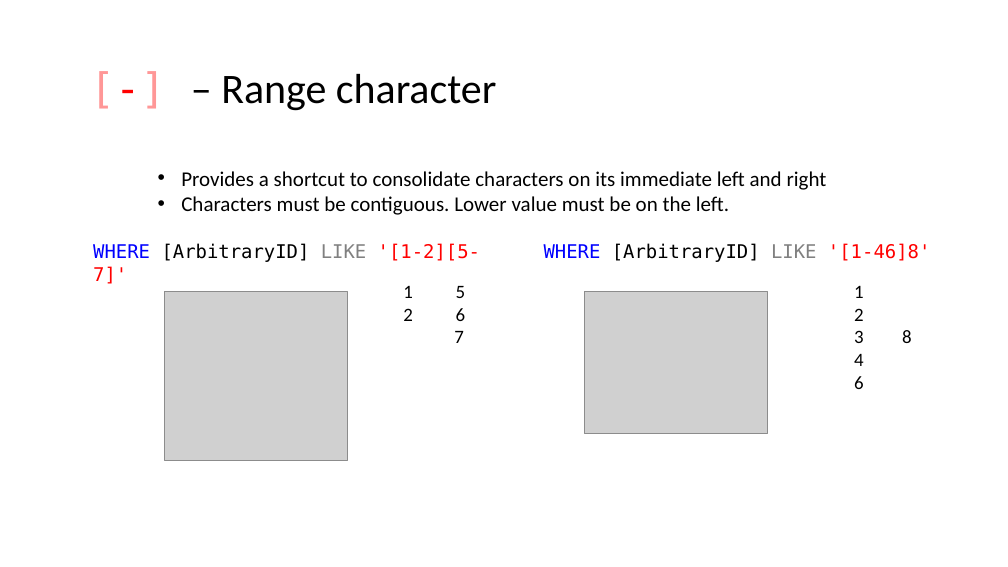
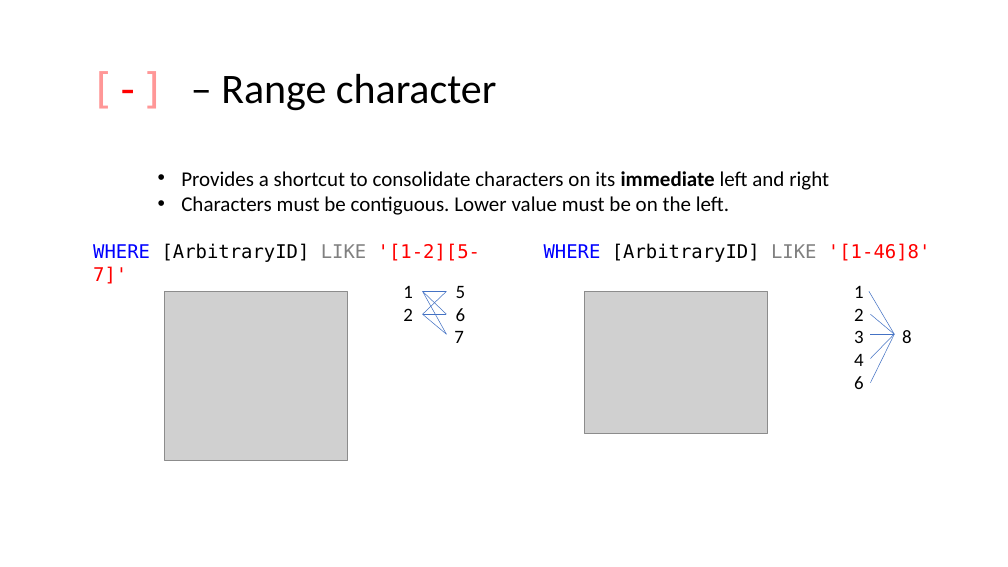
Before and after one commit to jbfoushee/MyPresentations, a slide deck: slide 18 of TSQL_LIKE_Operator/TSQL LIKE.pptx. Drawn at 1008x567 pixels with LibreOffice and Linux fonts; fonts in the diff are those of the drawing; grey boxes stand for pictures. Boxes give left, top, right and bottom in pixels: in the first picture for what was removed or moved away, otherwise in the second. Text is boxed around its words. In the diff, an @@ line names an element or a change of style, - is before the commit and + after.

```diff
--- a/TSQL_LIKE_Operator/TSQL LIKE.pptx
+++ b/TSQL_LIKE_Operator/TSQL LIKE.pptx
@@ text at (181,171,829,190): bold on in "immediate" @@
@@ line added from (423, 291) to (447, 291), #4472C4 0.5 pt @@
@@ line added from (423, 291) to (447, 315), #4472C4 0.5 pt @@
@@ line added from (423, 315) to (447, 291), #4472C4 0.5 pt @@
@@ line added from (423, 291) to (447, 334), #4472C4 0.5 pt @@
@@ line added from (869, 291) to (895, 334), #4472C4 0.5 pt @@
@@ line added from (423, 315) to (447, 315), #4472C4 0.5 pt @@
@@ line added from (423, 315) to (447, 334), #4472C4 0.5 pt @@
@@ line added from (870, 315) to (895, 334), #4472C4 0.5 pt @@
@@ line added from (870, 334) to (895, 334), #4472C4 0.5 pt @@
@@ line added from (870, 383) to (895, 334), #4472C4 0.5 pt @@
@@ line added from (870, 358) to (895, 334), #4472C4 0.5 pt @@
```
Also in this commit, not shown: 10 other slides changed, 3 slides removed, 5 other files.
